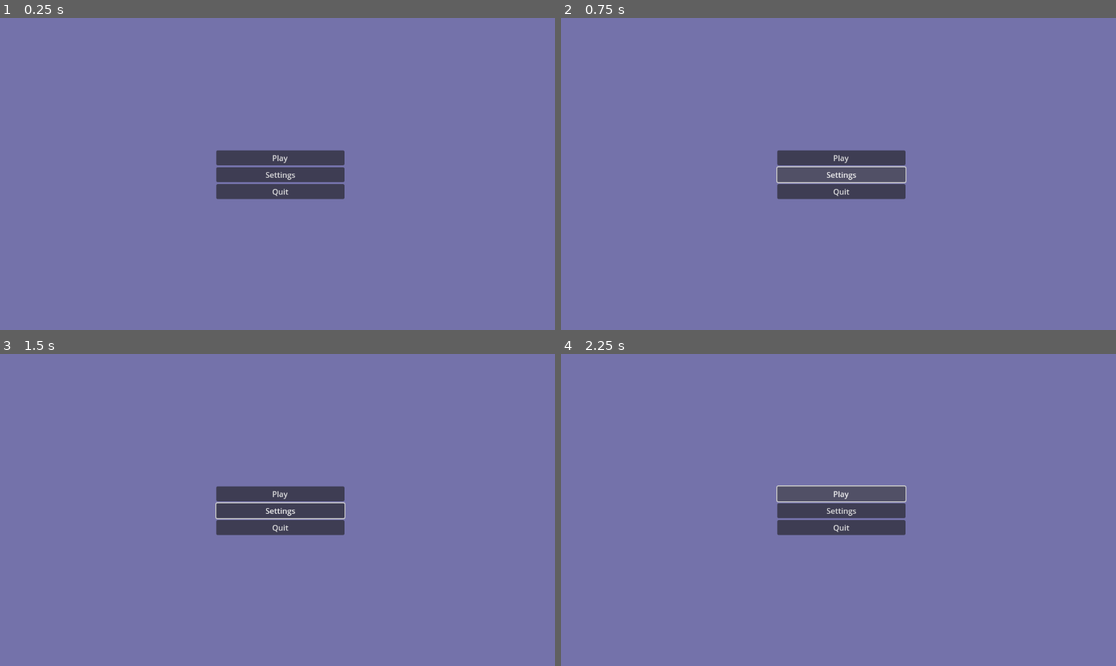
Above: before the commit, frames 1-4 (two rows, left to right).
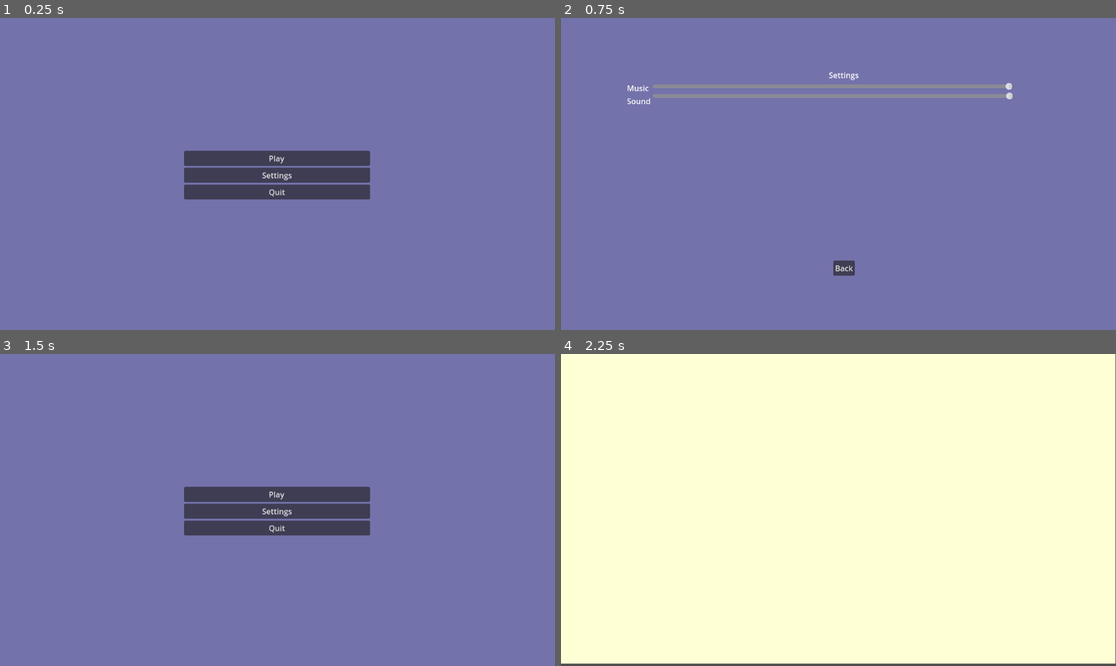
Above: after the commit, the same moments.

Repository: AaryaK05/gmtk-game
Game: Godot game, scene res://scenes/menu.tscn
The game is run twice, just before and just after one commit, with the same random seed, the same clock (stepped at 60 frames per second) and the same inputs. Before the commit the project has no main scene; this scene is started directly in both runs.
Inputs (mouse positions are in pixels of both pictures, inside the frame that each line leads up to):
- Up to frame 1 (0.25 s): no input
- Up to frame 2 (0.75 s): click "Settings" at 0.5 s
- Up to frame 3 (1.5 s): click (283, 603) at 1.25 s, where only the run after the commit has a clickable "Back"
- Up to frame 4 (2.25 s): click "Play" at 2 s

The runs differ from the first frame. In frame 1, 2.0% of the frame differs, in the area x 33-67%, y 42-59%; in frame 2, 5.3%; in frame 3, 2.2%; in frame 4, 100%, in the area x 0-100%, y 0-100%.

Commit message:
menu and settings

Diff:
--- /dev/null
+++ b/default_bus_layout.tres
@@ -0,0 +1,15 @@
+[gd_resource type="AudioBusLayout" format=3 uid="uid://coj2524g0wavu"]
+
+[resource]
+bus/1/name = &"music"
+bus/1/solo = false
+bus/1/mute = false
+bus/1/bypass_fx = false
+bus/1/volume_db = 0.0
+bus/1/send = &"Master"
+bus/2/name = &"sfx"
+bus/2/solo = false
+bus/2/mute = false
+bus/2/bypass_fx = false
+bus/2/volume_db = 0.0
+bus/2/send = &"Master"
--- a/project.godot
+++ b/project.godot
@@ -11,6 +11,7 @@
 [application]
 
 config/name="GMTK-game"
+run/main_scene="res://scenes/menu.tscn"
 config/features=PackedStringArray("4.3", "GL Compatibility")
 config/icon="res://icon.svg"
 
--- a/scenes/game.tscn
+++ b/scenes/game.tscn
@@ -1,3 +1,8 @@
 [gd_scene format=3 uid="uid://58vsktkhn0wb"]
 
 [node name="Game" type="Node"]
+
+[node name="ColorRect" type="ColorRect" parent="."]
+offset_right = 1151.0
+offset_bottom = 643.0
+color = Color(1, 1, 0.839216, 1)
--- a/scenes/menu.tscn
+++ b/scenes/menu.tscn
@@ -1,17 +1,35 @@
-[gd_scene format=3 uid="uid://dxais32qo4h3x"]
+[gd_scene load_steps=4 format=3 uid="uid://dxais32qo4h3x"]
+
+[ext_resource type="Script" path="res://scripts/menu.gd" id="1_g528g"]
+[ext_resource type="Script" path="res://scripts/music_slider.gd" id="2_3045g"]
+[ext_resource type="AudioStream" uid="uid://gvgf0pcs2dks" path="res://assets/music/Lightyeartraxx - Night Runner (Chiptune Edit).mp3" id="2_a8tmk"]
 
 [node name="Menu" type="Node"]
+script = ExtResource("1_g528g")
 
 [node name="ColorRect" type="ColorRect" parent="."]
-offset_right = 1154.0
-offset_bottom = 650.0
+anchors_preset = 15
+anchor_right = 1.0
+anchor_bottom = 1.0
+grow_horizontal = 2
+grow_vertical = 2
+size_flags_horizontal = 4
+size_flags_vertical = 4
 color = Color(0.6, 0.580392, 1, 0.521569)
 
 [node name="Container" type="BoxContainer" parent="ColorRect"]
-layout_mode = 0
-offset_left = 449.0
-offset_right = 715.0
-offset_bottom = 652.0
+layout_mode = 1
+anchors_preset = 8
+anchor_left = 0.5
+anchor_top = 0.5
+anchor_right = 0.5
+anchor_bottom = 0.5
+offset_left = -194.0
+offset_top = -138.0
+offset_right = 192.0
+offset_bottom = 143.0
+grow_horizontal = 2
+grow_vertical = 2
 alignment = 1
 vertical = true
 
@@ -26,3 +44,84 @@
 [node name="quitBtn" type="Button" parent="ColorRect/Container"]
 layout_mode = 2
 text = "Quit"
+
+[node name="Container2" type="BoxContainer" parent="ColorRect"]
+visible = false
+layout_mode = 1
+anchors_preset = 8
+anchor_left = 0.5
+anchor_top = 0.5
+anchor_right = 0.5
+anchor_bottom = 0.5
+offset_left = -439.0
+offset_top = -217.0
+offset_right = 462.0
+offset_bottom = 211.0
+grow_horizontal = 2
+grow_vertical = 2
+vertical = true
+
+[node name="Settings" type="Label" parent="ColorRect/Container2"]
+layout_mode = 2
+size_flags_horizontal = 4
+text = "Settings"
+
+[node name="GridContainer" type="GridContainer" parent="ColorRect/Container2"]
+layout_mode = 2
+size_flags_vertical = 3
+columns = 2
+
+[node name="Labels" type="FlowContainer" parent="ColorRect/Container2/GridContainer"]
+layout_mode = 2
+size_flags_vertical = 4
+
+[node name="music" type="Label" parent="ColorRect/Container2/GridContainer/Labels"]
+layout_mode = 2
+text = "Music"
+
+[node name="sound" type="Label" parent="ColorRect/Container2/GridContainer/Labels"]
+layout_mode = 2
+text = "Sound"
+
+[node name="Sliders" type="Control" parent="ColorRect/Container2/GridContainer"]
+layout_mode = 2
+
+[node name="HSlider" type="HSlider" parent="ColorRect/Container2/GridContainer/Sliders"]
+layout_mode = 2
+offset_right = 748.0
+offset_bottom = 16.0
+grow_horizontal = 2
+grow_vertical = 2
+max_value = 1.0
+step = 0.001
+value = 1.0
+ticks_on_borders = true
+script = ExtResource("2_3045g")
+
+[node name="HSlider2" type="HSlider" parent="ColorRect/Container2/GridContainer/Sliders"]
+layout_mode = 2
+offset_top = 20.0
+offset_right = 749.0
+offset_bottom = 36.0
+grow_horizontal = 2
+grow_vertical = 2
+max_value = 1.0
+step = 0.001
+value = 1.0
+
+[node name="back" type="Button" parent="ColorRect/Container2"]
+layout_mode = 2
+size_flags_horizontal = 4
+size_flags_vertical = 4
+text = "Back
+"
+
+[node name="AudioStreamPlayer2D" type="AudioStreamPlayer" parent="."]
+stream = ExtResource("2_a8tmk")
+autoplay = true
+bus = &"music"
+
+[connection signal="pressed" from="ColorRect/Container/playBtn" to="." method="_on_play_btn_pressed"]
+[connection signal="pressed" from="ColorRect/Container/settingsBtn" to="." method="_on_settings_btn_pressed"]
+[connection signal="pressed" from="ColorRect/Container/quitBtn" to="." method="_on_quit_btn_pressed"]
+[connection signal="pressed" from="ColorRect/Container2/back" to="." method="_on_back_pressed"]
--- /dev/null
+++ b/scripts/menu.gd
@@ -0,0 +1,21 @@
+extends Node
+@onready var container: BoxContainer = $ColorRect/Container
+@onready var container_2: BoxContainer = $ColorRect/Container2
+
+func _ready() -> void:
+	container.visible=true
+	container_2.visible=false
+
+func _on_play_btn_pressed() -> void:
+	get_tree().change_scene_to_file("res://scenes/game.tscn")
+
+func _on_quit_btn_pressed() -> void:
+	get_tree().quit()
+
+func _on_settings_btn_pressed() -> void:
+	container.visible=false
+	container_2.visible=true
+
+func _on_back_pressed() -> void:
+	container.visible=true
+	container_2.visible=false
--- /dev/null
+++ b/scripts/music_slider.gd
@@ -0,0 +1,17 @@
+extends HSlider
+
+@export
+var bus_name:String
+
+var bus_index:int
+
+# Called when the node enters the scene tree for the first time.
+func _ready() -> void:
+	bus_index=AudioServer.get_bus_index("music")
+	value_changed.connect(_on_value_changed)
+
+func _on_value_changed(value:float)->void:
+	AudioServer.set_bus_volume_db(
+		bus_index,
+		linear_to_db(value)
+	)
Not shown, added: assets/music/Lightyeartraxx - Night Runner (Chiptune Edit).mp3.import
Not shown, added: assets/music/Lightyeartraxx - Night Runner (Chiptune Edit).mp3
